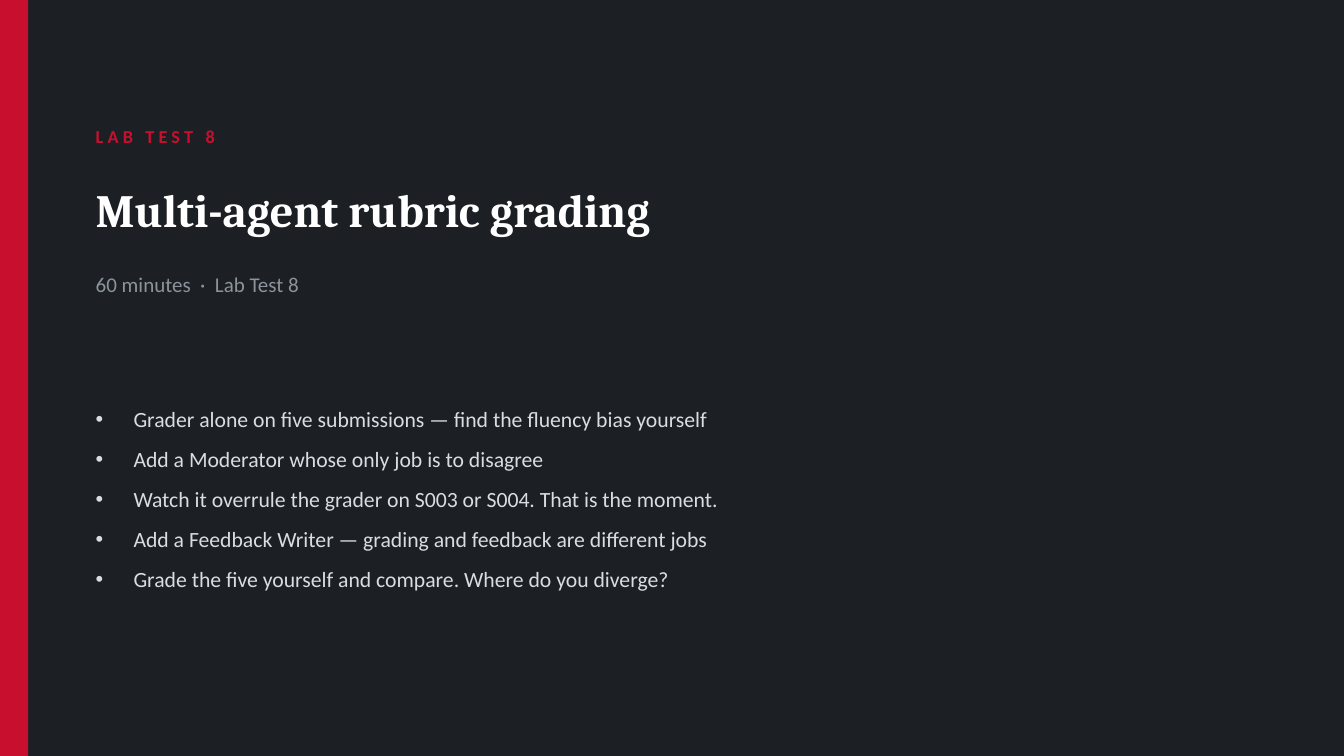
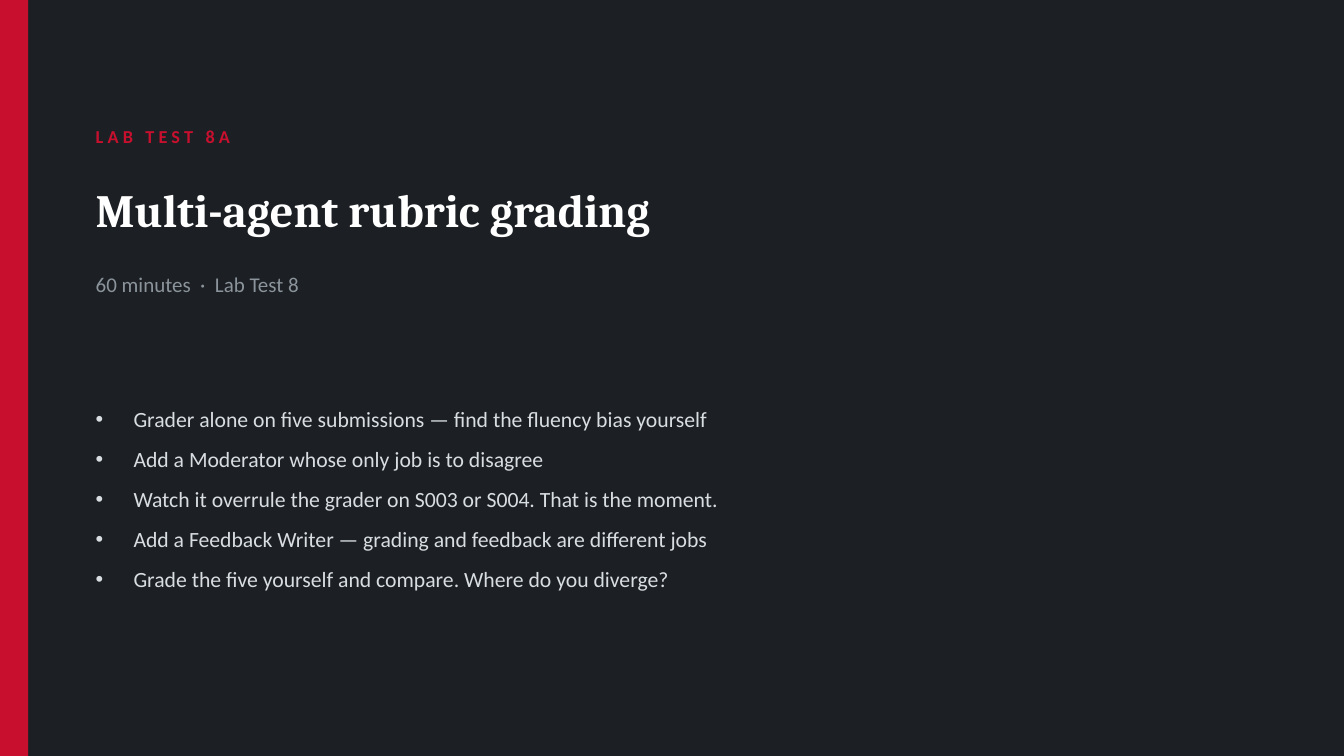
Before and after one commit to dineshkwadhwani/thecoachdinesh, a slide deck: slide 69 of courses/ai/workshop/03_Facilitator/PPT1_Workshop_Slides.pptx (slide 55 before the commit). Drawn at 1344x756 pixels with LibreOffice and Linux fonts; fonts in the diff are those of the drawing. Boxes give left, top, right and bottom in pixels: in the first picture for what was removed or moved away, otherwise in the second. Text is boxed around its words. In the diff, an @@ line names an element or a change of style, - is before the commit and + after.

```diff
--- a/courses/ai/workshop/03_Facilitator/PPT1_Workshop_Slides.pptx
+++ b/courses/ai/workshop/03_Facilitator/PPT1_Workshop_Slides.pptx
@@ text at [96, 130, 230, 143]: text changed @@
-LAB TEST 8
+LAB TEST 8A
```
Also in this commit, not shown: 7 other slides changed, 31 slides added, 4 slides removed, 3 other files.
